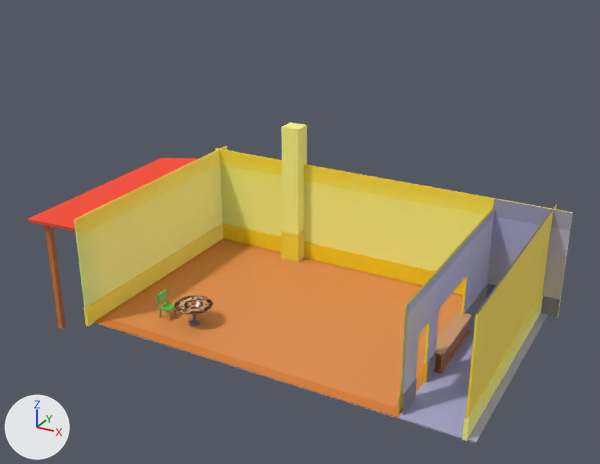
Two versions of the FBX model Assets/Visual/Models/Restaurant layout.fbx, one commit apart.
The view is the same before and after, from a 50 mm camera at (26.2, -64.0, 40.6) aimed at (-8.7, -0.5, 8.8). Arrows for +X, +Y and +Z are at lower left; the lights stay in place. Where no turn or scale is listed for an object, it has been applied to the vertices.

Objects in the first picture: 'Counter', 'Cube', 'Cube.001', 'Kitchen_Wall', 'Table', 'Tent', 'Wall', 'Wall.002', 'Wall.003'.
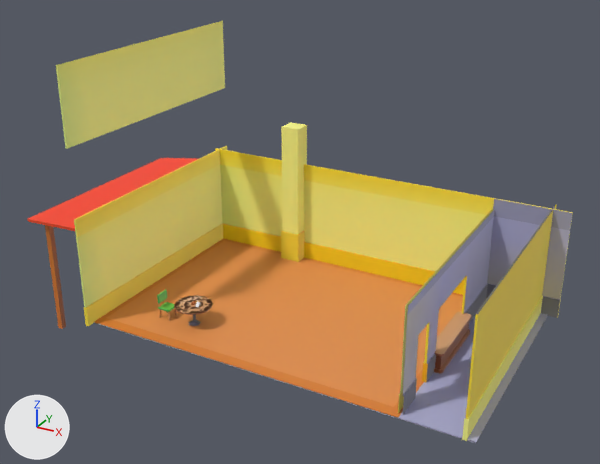
Where the change shows, as pixel boxes (x1, y1, x2, y2) in the pictures (600 x 464 px):
'Ceiling', added (yellow)
    after: (56, 21, 225, 149)

Diff of the bpy script that builds the scene:
```diff
--- a/Assets/Visual/Models/Restaurant layout.fbx.py
+++ b/Assets/Visual/Models/Restaurant layout.fbx.py
@@ me_ceiling @@
+me_ceiling.from_pydata(...)  # 8 vertices, 4 faces; spans x -0.1..0.1, y -12.6..12.6, z -3.0..4.3
+me_ceiling.materials.append(mat_material_001)  # picture img_t_roomdecorations_png
@@ ob_ceiling @@
+ob_ceiling = bpy.data.objects.new('Ceiling', me_ceiling)
+ob_ceiling.location = (-25.68, 0.14, 20.91)
```
